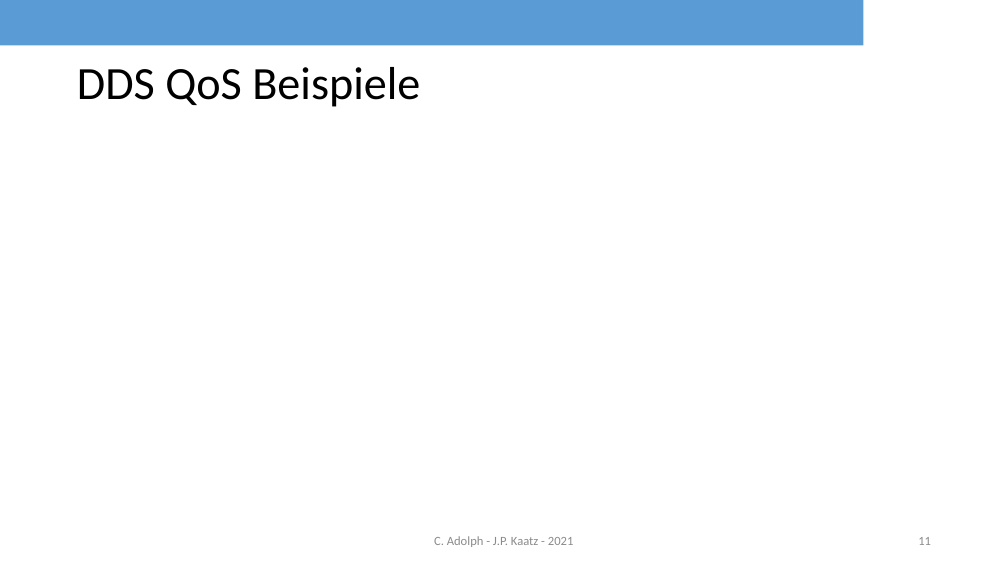
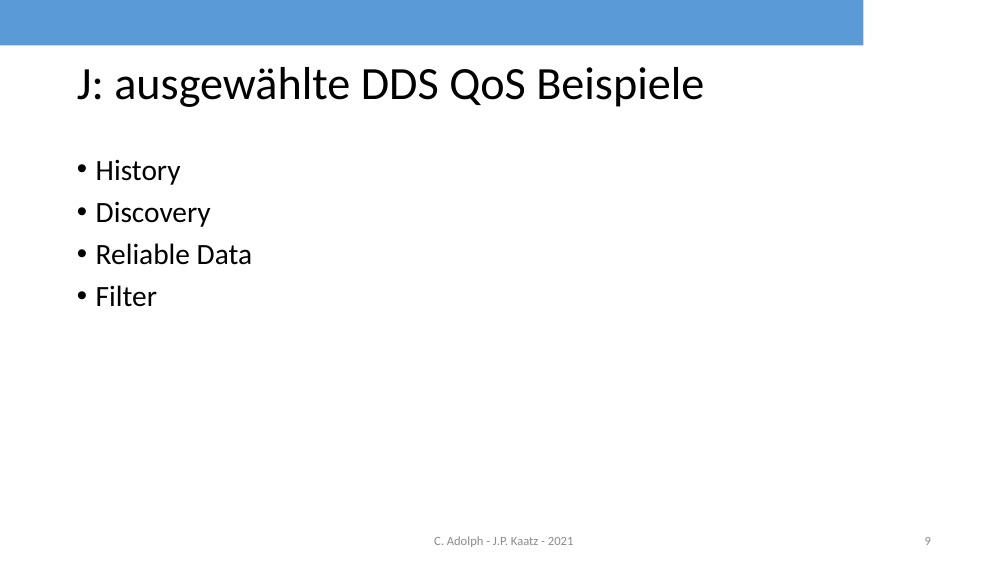
Before and after one commit to rocko/sisidm_sose2021, a slide deck: slide 9 of DDS_share.pptx (slide 11 before the commit). Drawn at 1008x567 pixels with LibreOffice and Linux fonts; fonts in the diff are those of the drawing; background and template pictures are left out. Boxes give left, top, right and bottom in pixels: in the first picture for what was removed or moved away, otherwise in the second. Text is boxed around its words. In the diff, an @@ line names an element or a change of style, - is before the commit and + after.

Commit message:
mmm

```diff
--- a/DDS_share.pptx
+++ b/DDS_share.pptx
@@ title at (77, 67, 704, 107): text changed @@
-DDS QoS Beispiele
+J: ausgewählte DDS QoS Beispiele
@@ text added at (96, 159, 252, 307), 28 pt, text #000000 @@
+• History
+• Discovery
+• Reliable Data
+• Filter
@@ page number at (925, 537, 931, 545): text changed @@
-11
+9
```
Also in this commit, not shown: 6 other slides changed, 3 slides removed.
